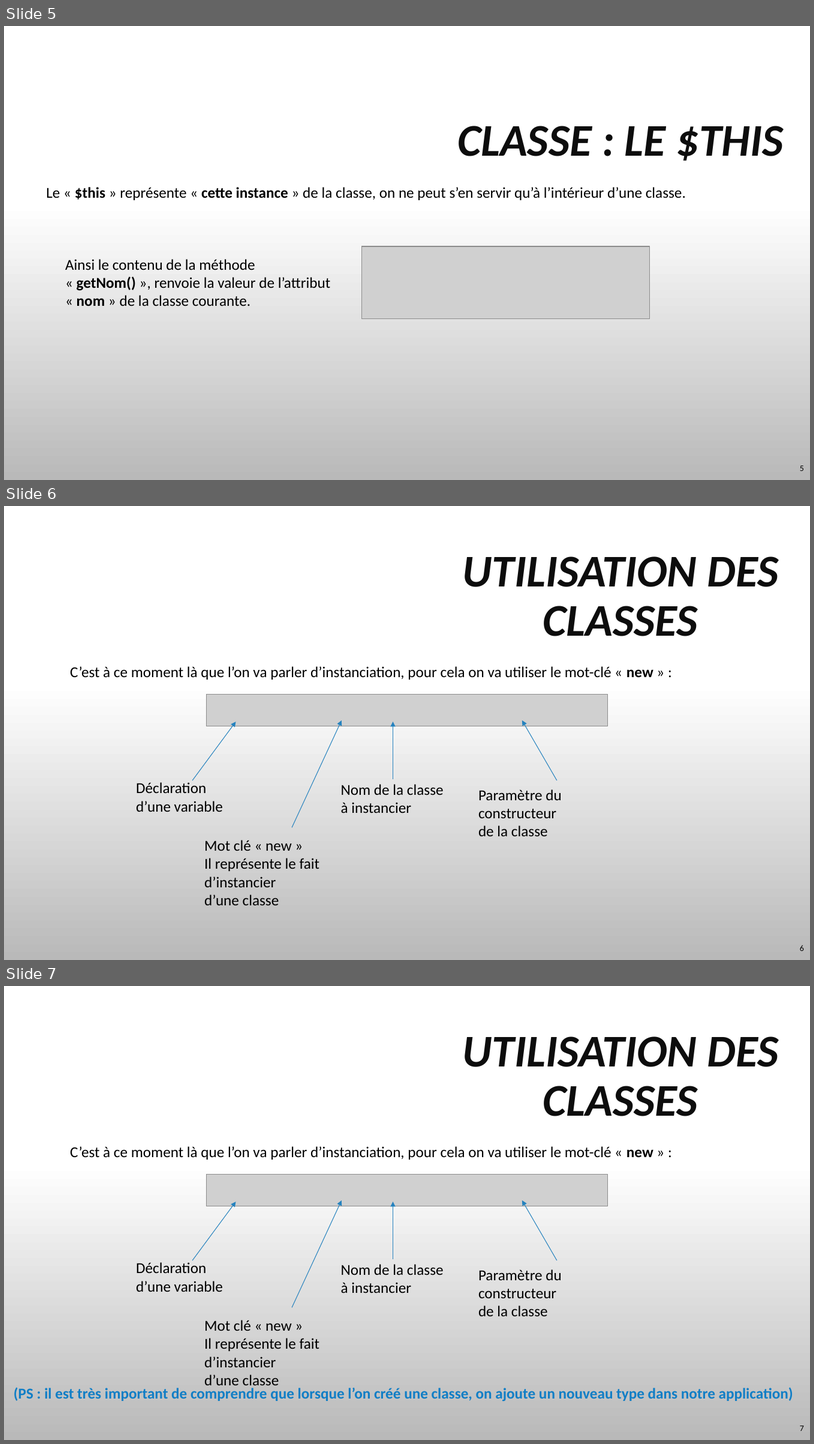
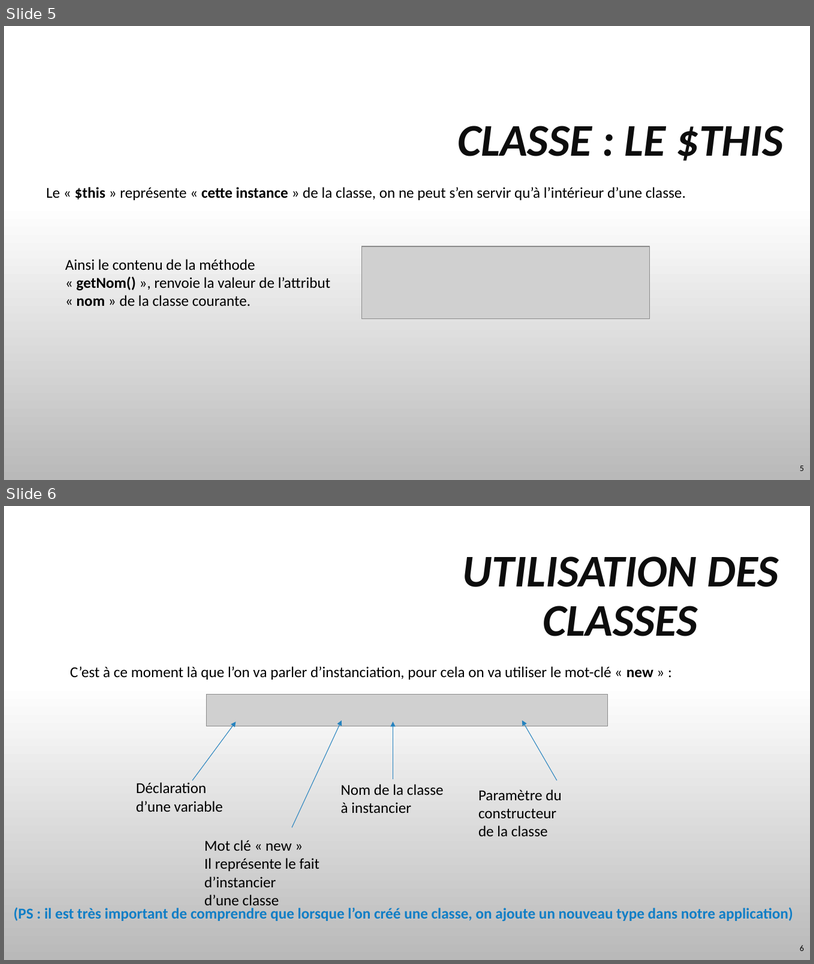
Before and after one commit to TyTy-cf/cours, a slide deck: PHP/Object/PHP-DO.pptx. Shown one above the other, each under a label of ours: slides 5, 6 and 7 before the commit, slides 5 and 6 after it. The pictures are 814x1444 and 814x964 pixels, drawn with LibreOffice and Linux fonts; fonts in the diff are those of the drawing; grey boxes stand for pictures; background and template pictures are left out. Boxes give left, top, right and bottom in pixels: in the first picture for what was removed or moved away, otherwise in the second. Text is boxed around its words. In the diff, an @@ line names an element or a change of style, - is before the commit and + after.

```diff
--- a/PHP/Object/PHP-DO.pptx
+++ b/PHP/Object/PHP-DO.pptx
@@ slide 6 removed at (4, 506, 810, 960), background picture (left out) @@
@@ title removed at (462, 556, 779, 636) @@
-UTILISATION DES CLASSES
@@ text removed at (70, 666, 654, 679) @@
-C’est à ce moment là que l’on va parler d’instanciation, pour cela on va utiliser le mot-clé « new » :
@@ picture removed at (206, 694, 608, 726) @@
@@ arrow removed from (193, 780) to (236, 721) @@
@@ arrow removed from (292, 827) to (342, 720) @@
@@ arrow removed from (393, 779) to (393, 721) @@
@@ arrow removed from (558, 780) to (522, 720) @@
@@ text removed at (136, 782, 223, 811) @@
-Déclaration
-d’une variable
@@ text removed at (341, 784, 444, 813) @@
-Nom de la classe
-à instancier
@@ text removed at (479, 789, 561, 836) @@
-Paramètre du constructeur
-de la classe
@@ text removed at (204, 840, 320, 905) @@
-Mot clé « new »
-Il représente le fait d’instancier
-d’une classe
@@ page number removed at (800, 945, 804, 951) @@
-6
@@ what was slide 7 is now slide 6 @@
@@ page number at (800, 945, 804, 951): text changed @@
-7
+6
```
Also in this commit, not shown: 1 slide changed, 5 slides added, 1 other file.
